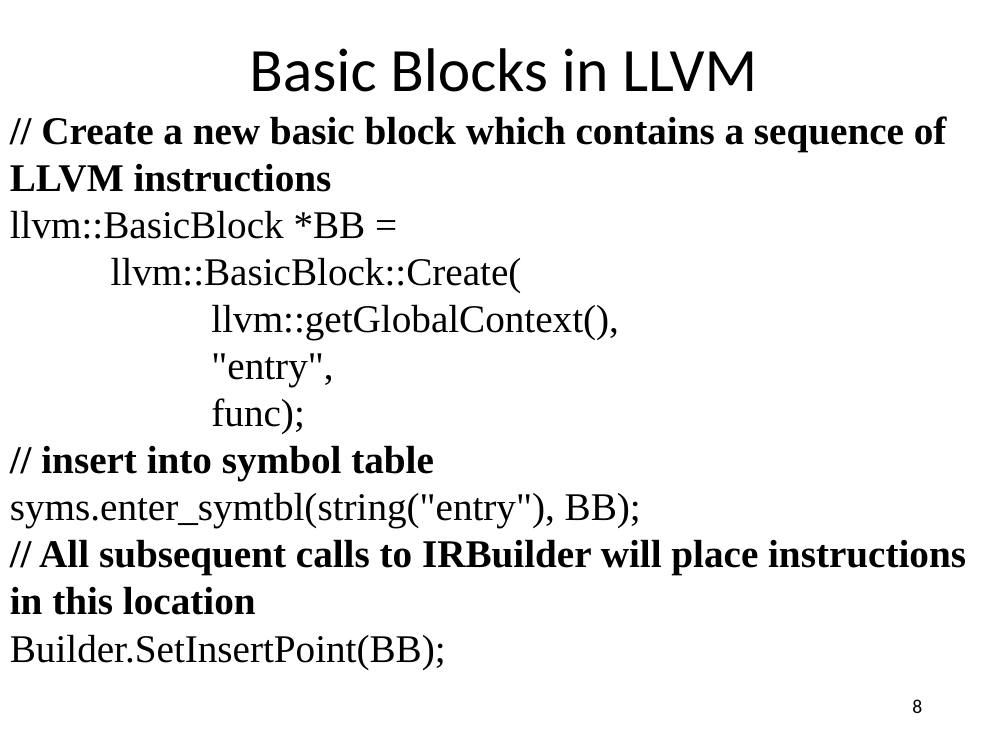
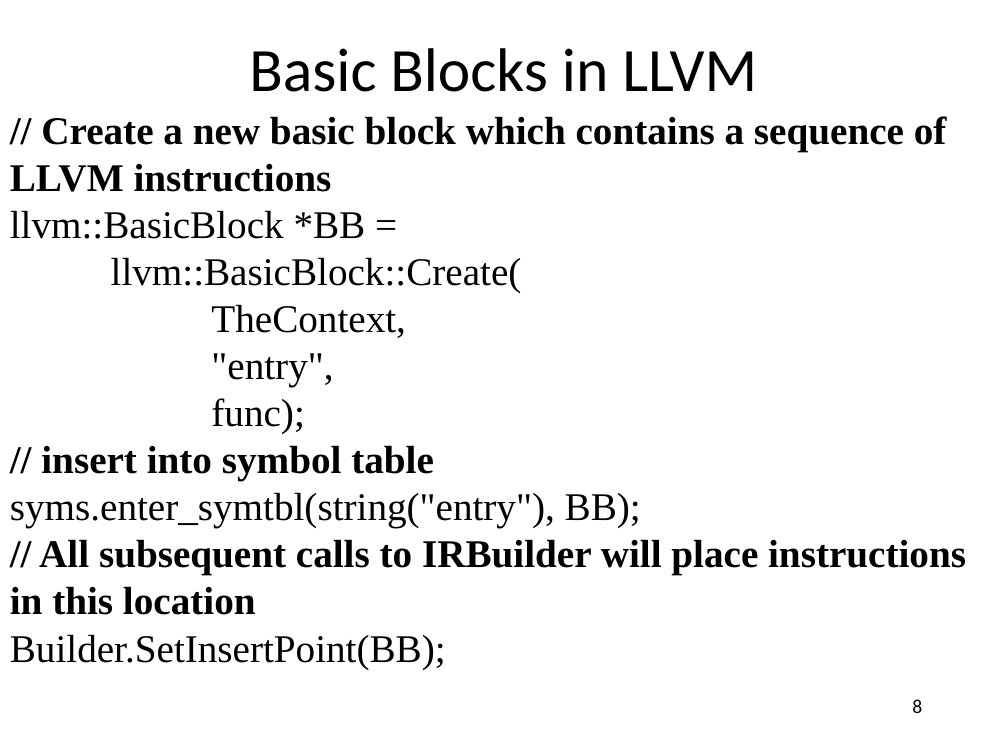
Before and after one commit to anoopsarkar/compilers-class, a slide deck: slide 8 of assets/ppt/codegen/decafLLVM.pptx. Drawn at 1008x756 pixels with LibreOffice and Linux fonts; fonts in the diff are those of the drawing. Boxes give left, top, right and bottom in pixels: in the first picture for what was removed or moved away, otherwise in the second. Text is boxed around its words. In the diff, an @@ line names an element or a change of style, - is before the commit and + after.

Commit message:
fixed typo in decaf LLVM slides

```diff
--- a/assets/ppt/codegen/decafLLVM.pptx
+++ b/assets/ppt/codegen/decafLLVM.pptx
@@ text at (211, 304, 406, 338): text changed @@
-llvm::getGlobalContext(),
+TheContext,
```
Also in this commit, not shown: 1 other file.
